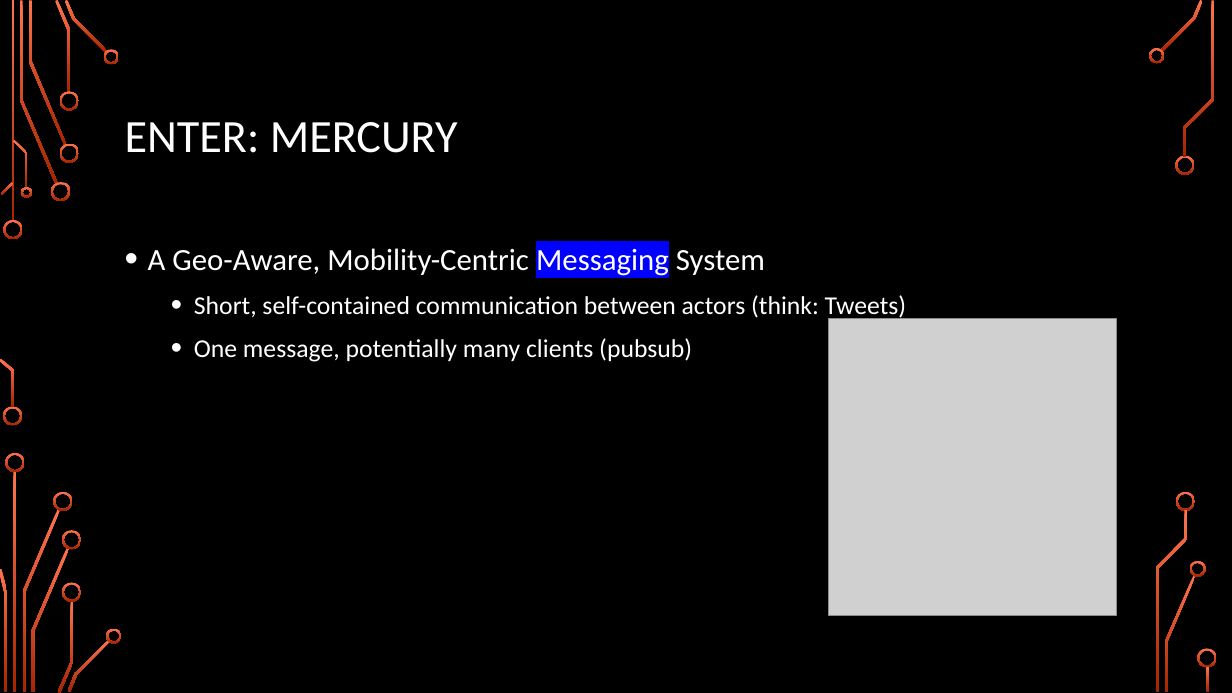
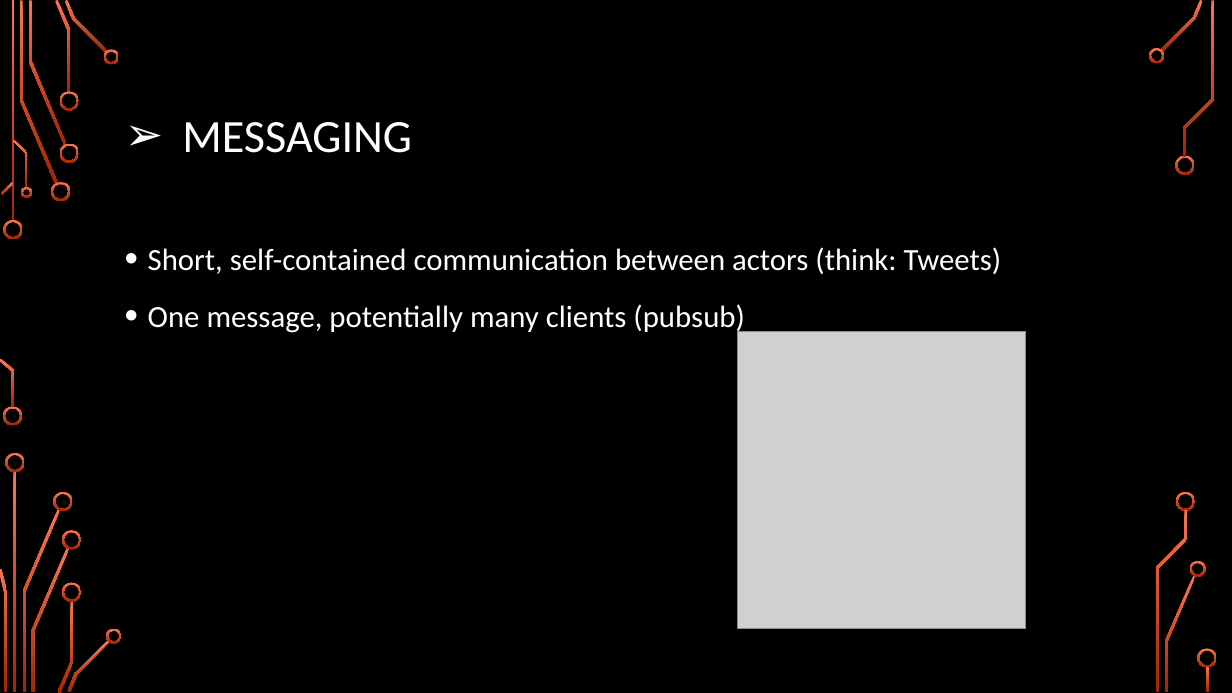
Before and after one commit to TejaKommineni/Mercury, a slide deck: slide 9 of presentation/Mercury-Part1.pptx (slide 10 before the commit). Drawn at 1232x693 pixels with LibreOffice and Linux fonts; fonts in the diff are those of the drawing; grey boxes stand for pictures; background and template pictures are left out. Boxes give left, top, right and bottom in pixels: in the first picture for what was removed or moved away, otherwise in the second. Text is boxed around its words. In the diff, an @@ line names an element or a change of style, - is before the commit and + after.

```diff
--- a/presentation/Mercury-Part1.pptx
+++ b/presentation/Mercury-Part1.pptx
@@ title at <box>182,122,412,153</box>: text changed @@
-ENTER: MERCURY
+➢ MESSAGING
@@ text "Short, self-contained communication between actors ..." at <box>148,247,1002,335</box>: size 20 to 24 pt; list level 2 to 1 in "Short, self-contained communication between actors ..."; list level 2 to 1 in "One message, potentially many clients ..." @@
@@ text at <box>148,248,765,276</box>: paragraph removed @@
-• A Geo-Aware, Mobility-Centric Messaging System
@@ picture: place and size @@
-picture at <box>828,319,1116,616</box>
+picture at <box>738,331,1026,628</box>
```
Also in this commit, not shown: 10 other slides changed, 6 slides added, 4 slides removed.
